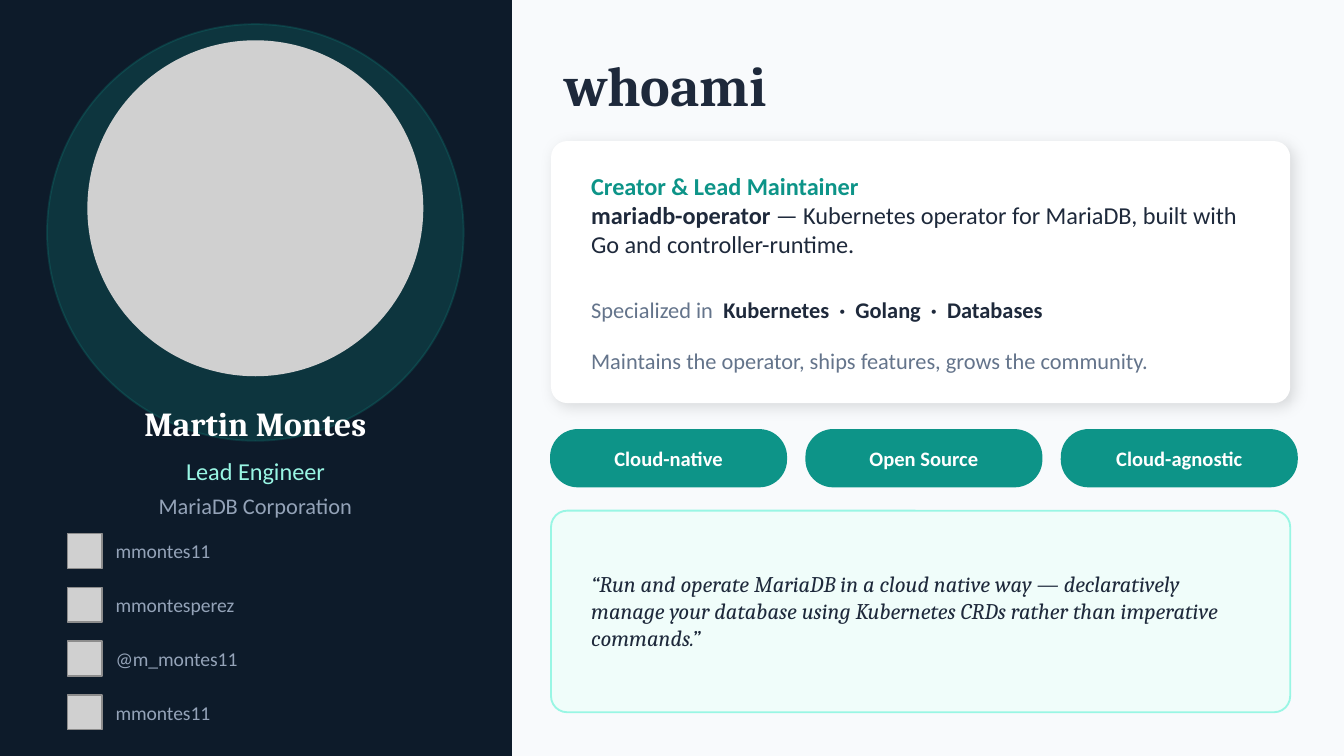
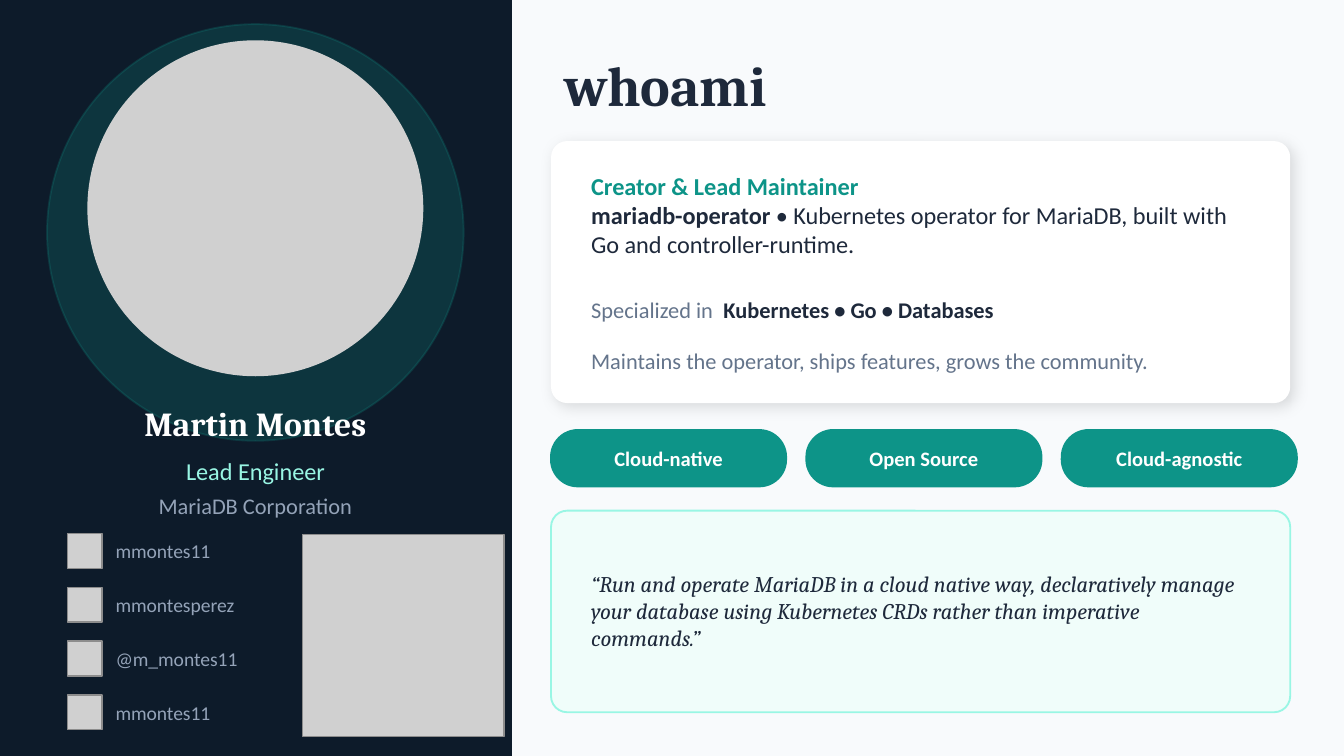
Before and after one commit to Bandwidth/mariadb-operator, a slide deck: slide 2 of demos/multi-cluster/slides/mariadb-operator.odp. Drawn at 1344x756 pixels with LibreOffice and Linux fonts; fonts in the diff are those of the drawing; grey boxes stand for pictures. Boxes give left, top, right and bottom in pixels: in the first picture for what was removed or moved away, otherwise in the second. Text is boxed around its words. In the diff, an @@ line names an element or a change of style, - is before the commit and + after.

```diff
--- a/demos/multi-cluster/slides/mariadb-operator.odp
+++ b/demos/multi-cluster/slides/mariadb-operator.odp
@@ text at bbox=[591, 207, 1227, 253]: text changed @@
-mariadb-operator — Kubernetes operator for MariaDB, built with Go and controller-runtime.
+mariadb-operator • Kubernetes operator for MariaDB, built with Go and controller-runtime.
@@ text at bbox=[591, 302, 994, 322]: text changed @@
-Specialized in Kubernetes · Golang · Databases
+Specialized in Kubernetes • Go • Databases
@@ picture added at bbox=[302, 535, 504, 737] @@
@@ text at bbox=[591, 576, 1235, 646]: text changed @@
-“Run and operate MariaDB in a cloud native way — declaratively manage your database using Kubernetes CRDs rather than imperative commands.”
+“Run and operate MariaDB in a cloud native way, declaratively manage your database using Kubernetes CRDs rather than imperative commands.”
```
Also in this commit, not shown: 18 other slides changed, 3 other files.
